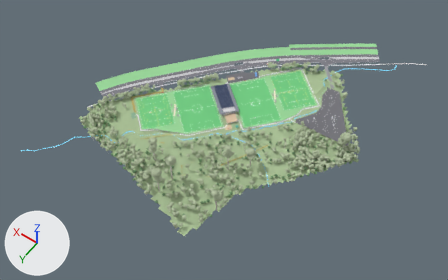
The glTF model KHFR_stage4_winter.glb, before and after one commit.
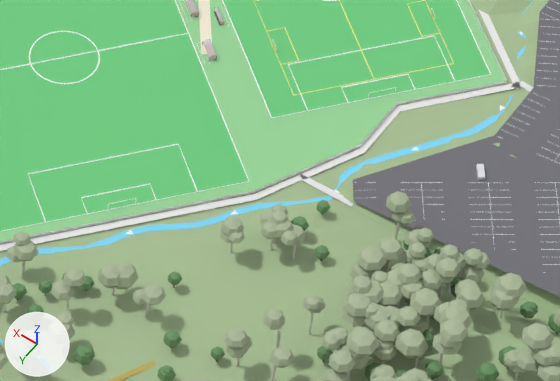
The first picture shows the older version from a 50 mm lens placed at (-408.0, 542.0, 860.0), pointed at (-10.0, -15.0, -15.0). The close-ups show the older and then the newer version on the part from 55% to 73% of the width and 34% to 53% of the height of that picture. Only the edits that show in the close-ups are written down. Arrows for +X, +Y and +Z are at lower left; the lights stay in place.

Names of what the first close-up shows: 'Bushland forest (euc_can)', 'Bushland forest (wat_can)', 'Main path', 'Montrose drain (main, graded 144 m entry)', 'New car park (~220)', 'Pitch 1', 'Pitch 2', 'Reserve terrain', 'Spur', 'Tennis precinct bush retained (euc_can)', 'Tennis site regrowth (euc_can)', 'field S flatgrass' and 28 more.
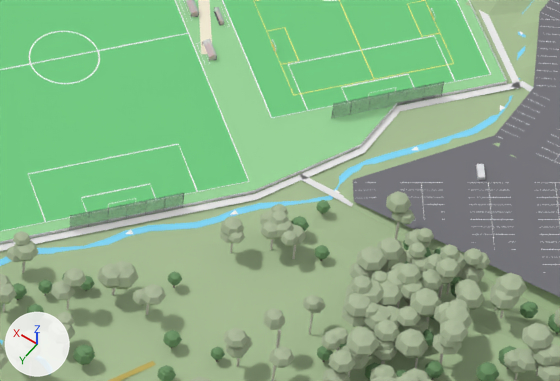
Changed parts and their boxes [x1, y1, x2, y2] in the close-ups (560 x 381 px):
```json
{"object": "P2 ball-stop net 6 m (NW)", "change": "added", "after": [70, 193, 184, 230]}
{"object": "P1 ball-stop net 6 m (NW)", "change": "added", "after": [332, 81, 444, 118]}
{"object": "P2 ball-stop posts (NW)", "change": "added", "after": [69, 196, 184, 230]}
{"object": "P1 ball-stop posts (NW)", "change": "added", "after": [331, 83, 444, 119]}
```

Edits to the scene script, one JSON object a line:
```json
{"op": "add", "block": "mat_bnet", "code": ["mat_bnet = principled_material('bnet')", "mat_bnet.base_color = (0.12, 0.13, 0.15)  # dark grey #61656c", "mat_bnet.roughness = 0.85", "mat_bnet.alpha = 0.3"]}
{"op": "add", "block": "me_p2_ball_stop_net_6_m__nw", "code": ["me_p2_ball_stop_net_6_m__nw = bpy.data.meshes.new('P2 ball-stop net 6 m (NW)')", "me_p2_ball_stop_net_6_m__nw.from_pydata([(-55.0, -74.7, 6.0), (-45.3, -63.2, 6.0), (-64.6, -86.2, 6.0), (-64.7, -86.1, 6.0), (-45.4, -63.2, 6.0), (-45.3, -63.2, 0.0), (-64.6, -86.2, 0.0), (-64.7, -86.1, 0.0), (-45.4, -63.2, 0.0)], [], [(0, 1, 2), (0, 2, 3), (0, 3, 4), (0, 4, 1), (5, 6, 1), (6, 2, 1), (6, 7, 2), (7, 3, 2), (7, 8, 3), (8, 4, 3), (8, 5, 4), (5, 1, 4)])", "me_p2_ball_stop_net_6_m__nw.materials.append(mat_bnet)  # dark grey #61656c"]}
{"op": "add", "block": "me_p2_ball_stop_posts__nw", "code": ["me_p2_ball_stop_posts__nw = bpy.data.meshes.new('P2 ball-stop posts (NW)')", "me_p2_ball_stop_posts__nw.from_pydata(...)  # 91 vertices, 126 faces; spans x -64.7..-45.3, y -86.2..-63.1, z 0.0..6.0", "me_p2_ball_stop_posts__nw.materials.append(mat_shframe)  # dark grey #4b4b50"]}
{"op": "add", "block": "me_p1_ball_stop_net_6_m__nw", "code": ["me_p1_ball_stop_net_6_m__nw = bpy.data.meshes.new('P1 ball-stop net 6 m (NW)')", "me_p1_ball_stop_net_6_m__nw.from_pydata([(-89.5, -145.2, 6.0), (-79.8, -133.8, 6.0), (-99.1, -156.7, 6.0), (-99.1, -156.7, 6.0), (-79.9, -133.7, 6.0), (-79.8, -133.8, 0.0), (-99.1, -156.7, 0.0), (-99.1, -156.7, 0.0), (-79.9, -133.7, 0.0)], [], [(0, 1, 2), (0, 2, 3), (0, 3, 4), (0, 4, 1), (5, 6, 1), (6, 2, 1), (6, 7, 2), (7, 3, 2), (7, 8, 3), (8, 4, 3), (8, 5, 4), (5, 1, 4)])", "me_p1_ball_stop_net_6_m__nw.materials.append(mat_bnet)  # dark grey #61656c"]}
{"op": "add", "block": "me_p1_ball_stop_posts__nw", "code": ["me_p1_ball_stop_posts__nw = bpy.data.meshes.new('P1 ball-stop posts (NW)')", "me_p1_ball_stop_posts__nw.from_pydata(...)  # 91 vertices, 126 faces; spans x -99.2..-79.8, y -156.8..-133.7, z 0.0..6.0", "me_p1_ball_stop_posts__nw.materials.append(mat_shframe)  # dark grey #4b4b50"]}
{"op": "add", "block": "ob_p2_ball_stop_net_6_m__nw", "code": ["ob_p2_ball_stop_net_6_m__nw = bpy.data.objects.new('P2 ball-stop net 6 m (NW)', me_p2_ball_stop_net_6_m__nw)", "ob_p2_ball_stop_net_6_m__nw.location = (0.0, 0.0, 0.0)"]}
{"op": "add", "block": "ob_p2_ball_stop_posts__nw", "code": ["ob_p2_ball_stop_posts__nw = bpy.data.objects.new('P2 ball-stop posts (NW)', me_p2_ball_stop_posts__nw)", "ob_p2_ball_stop_posts__nw.location = (0.0, 0.0, 0.0)"]}
{"op": "add", "block": "ob_p1_ball_stop_net_6_m__nw", "code": ["ob_p1_ball_stop_net_6_m__nw = bpy.data.objects.new('P1 ball-stop net 6 m (NW)', me_p1_ball_stop_net_6_m__nw)", "ob_p1_ball_stop_net_6_m__nw.location = (0.0, 0.0, 0.0)"]}
{"op": "add", "block": "ob_p1_ball_stop_posts__nw", "code": ["ob_p1_ball_stop_posts__nw = bpy.data.objects.new('P1 ball-stop posts (NW)', me_p1_ball_stop_posts__nw)", "ob_p1_ball_stop_posts__nw.location = (0.0, 0.0, 0.0)"]}
```
